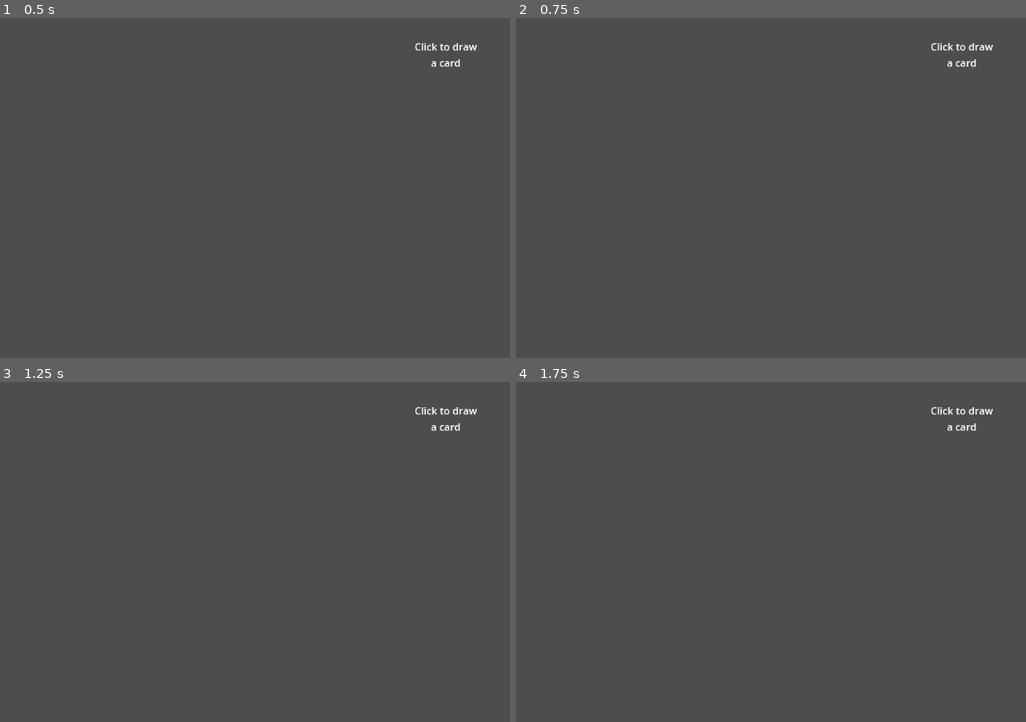
Above: before the commit, frames 1-4 (two rows, left to right).
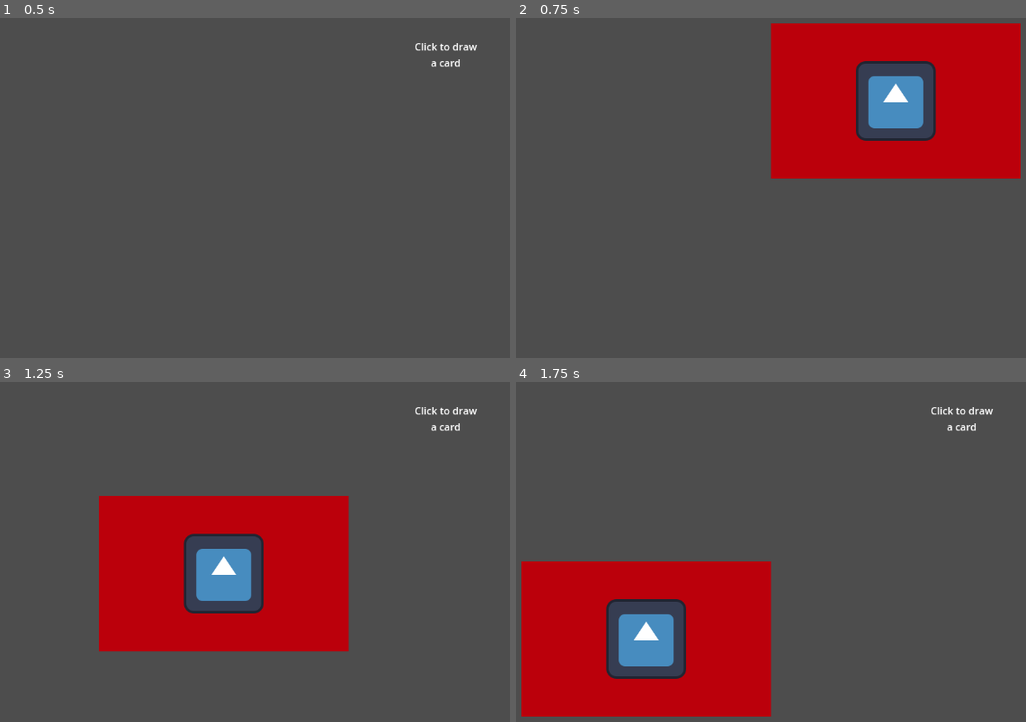
Above: after the commit, the same moments.

Repository: banana67676/Pitch-It-2025-2026
Game: Godot game, scene res://Card/draw_card.tscn
Two runs of this game, one before a commit and one after it. Both use one fixed random seed, a clock stepped at 60 frames per second and the inputs below. This scene is started directly instead of the project's main scene. The engine's default icon, where the game draws it, is replaced by a stand-in: a white triangle on a blue panel in a dark square.
Inputs (mouse positions are in pixels of both pictures, inside the frame that each line leads up to):
- Up to frame 1 (0.5 s): no input
- Up to frame 2 (0.75 s): tap Enter at 0.5 s; move the mouse to (959, 58) at 0.52 s; press the mouse at (959, 58) at 0.53 s
- Up to frame 3 (1.25 s): no input
- Up to frame 4 (1.75 s): tap Enter at 1.25 s; move the mouse to (551, 548) at 1.27 s; release the mouse at (551, 548) at 1.28 s; click (551, 548) at 1.35 s

Frame 1 is identical in both runs. In frame 2, 21% of the frame differs, in the area x 49-99%, y 1-48%; in frame 3, 21%, in the area x 19-69%, y 33-80%; in frame 4, 21%.
Error before the commit: Parse Error: Preload file "res://scenes/card.tscn" does not exist. (res://Card/draw_card.gd:3)

Commit message:
fixed card preset path

Diff:
--- a/Card/draw_card.gd
+++ b/Card/draw_card.gd
@@ -1,6 +1,6 @@
 extends Node2D
 
-const CARD = preload("res://scenes/card.tscn")
+const CARD = preload("res://Card/Preset/card.tscn")
 
 var card_spawn_pos = Vector2(1000, 150)
 var hand_pos = Vector2(500, 500)
